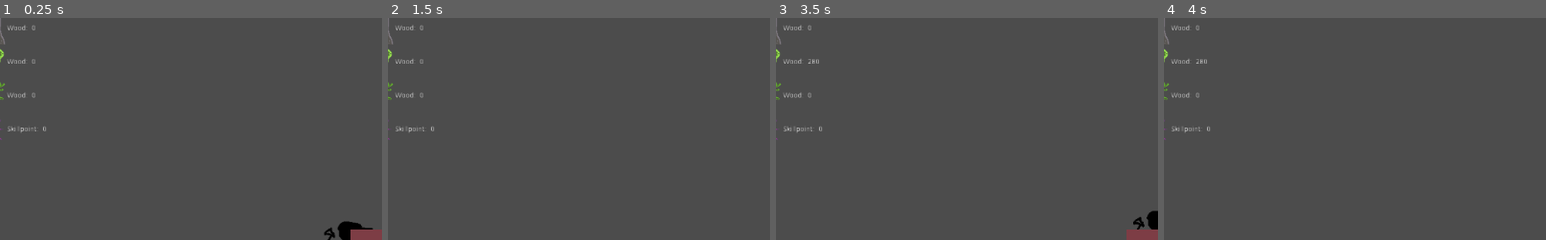
Above: before the commit, frames 1-4 (left to right).
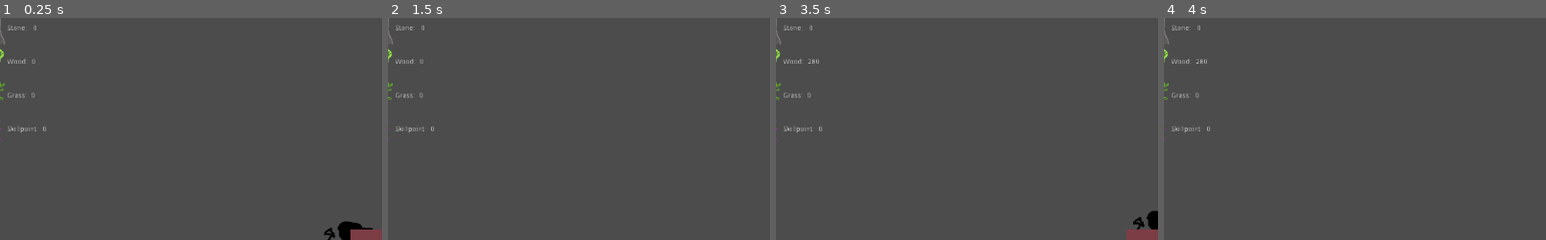
Above: after the commit, the same moments.

Repository: judo347/Project-GatheringPlatform
Game: Godot game, scene res://gamefiles/scenes/World.tscn
Two runs of this game, one before a commit and one after it. Both use one fixed random seed, a clock stepped at 60 frames per second and the inputs below.
Inputs (mouse positions are % of the whole screen's width and height, from its top left):
- Up to frame 1 (0.25 s): no input
- Up to frame 2 (1.5 s): move the mouse to (72, 45) at 0.52 s; hold Right (ui_right) from 0.53 s (still down); tap Up (ui_up) at 0.77 s; move the mouse to (30, 55) at 1.27 s
- Up to frame 3 (3.5 s): tap Up (ui_up) at 1.52, 3.02 s; move the mouse to (60, 28) at 2.02 s; release Right (ui_right) at 2.03 s; hold Left (ui_left) 2.03-2.78 s; move the mouse to (45, 70) at 2.77 s; hold Right (ui_right) from 2.78 s (still down)
- Up to frame 4 (4 s): keep holding Right (ui_right); move the mouse to (80, 65) at 3.52 s; tap Up (ui_up) at 3.77 s
The pictures show only the part of the screen within x 4-54%, y 2-52%; the shares and areas given below are measured in that part.

The runs differ from the first frame. In frame 1, 0.1% of the frame differs, in the area x 2-10%, y 3-37%; in frame 2, 0.1%; in frame 3, 0.1%; in frame 4, 0.1%.

Commit message:
Permanent UI material labels now matching the type of material.

Diff:
--- a/Project-Gathering Platform/gamefiles/scenes/World.tscn
+++ b/Project-Gathering Platform/gamefiles/scenes/World.tscn
@@ -347,7 +347,6 @@
 text = "Cost: x"
 
 [node name="PermanentUI" type="Node2D" parent="UImaster"]
-editor/display_folded = true
 position = Vector2( -768, -448 )
 script = ExtResource( 25 )
 
@@ -366,7 +365,6 @@
 margin_bottom = 268.0
 
 [node name="BarStone" type="HBoxContainer" parent="UImaster/PermanentUI/MarginContainer/HBoxContainer/InfoBars"]
-editor/display_folded = true
 margin_right = 139.0
 margin_bottom = 64.0
 
@@ -378,18 +376,17 @@
 [node name="Label" type="Label" parent="UImaster/PermanentUI/MarginContainer/HBoxContainer/InfoBars/BarStone"]
 margin_left = 68.0
 margin_top = 25.0
-margin_right = 113.0
-margin_bottom = 39.0
-text = "Wood: "
+margin_right = 116.0
+margin_bottom = 39.0
+text = "Stone:  "
 
 [node name="Value" type="Label" parent="UImaster/PermanentUI/MarginContainer/HBoxContainer/InfoBars/BarStone"]
-margin_left = 117.0
-margin_top = 25.0
-margin_right = 117.0
+margin_left = 120.0
+margin_top = 25.0
+margin_right = 120.0
 margin_bottom = 39.0
 
 [node name="BarWood" type="HBoxContainer" parent="UImaster/PermanentUI/MarginContainer/HBoxContainer/InfoBars"]
-editor/display_folded = true
 margin_top = 68.0
 margin_right = 139.0
 margin_bottom = 132.0
@@ -425,14 +422,14 @@
 [node name="Label" type="Label" parent="UImaster/PermanentUI/MarginContainer/HBoxContainer/InfoBars/BarGrass"]
 margin_left = 68.0
 margin_top = 25.0
-margin_right = 113.0
-margin_bottom = 39.0
-text = "Wood: "
+margin_right = 112.0
+margin_bottom = 39.0
+text = "Grass: "
 
 [node name="Value" type="Label" parent="UImaster/PermanentUI/MarginContainer/HBoxContainer/InfoBars/BarGrass"]
-margin_left = 117.0
-margin_top = 25.0
-margin_right = 117.0
+margin_left = 116.0
+margin_top = 25.0
+margin_right = 116.0
 margin_bottom = 39.0
 
 [node name="BarSkillpoint" type="HBoxContainer" parent="UImaster/PermanentUI/MarginContainer/HBoxContainer/InfoBars"]
